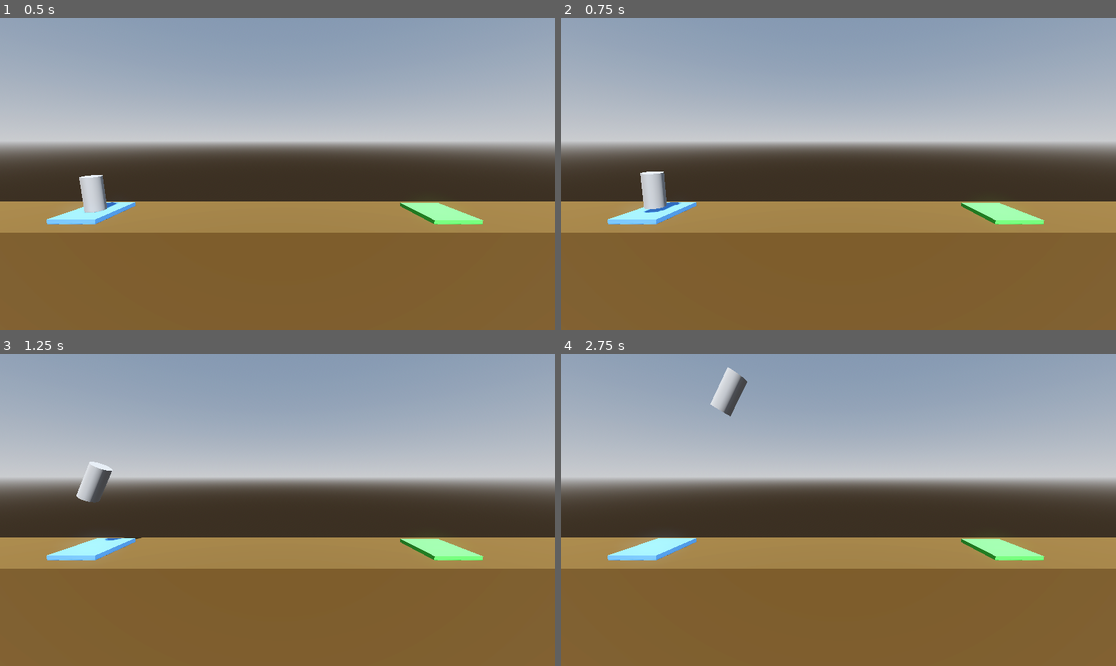
Above: before the commit, frames 1-4 (two rows, left to right).
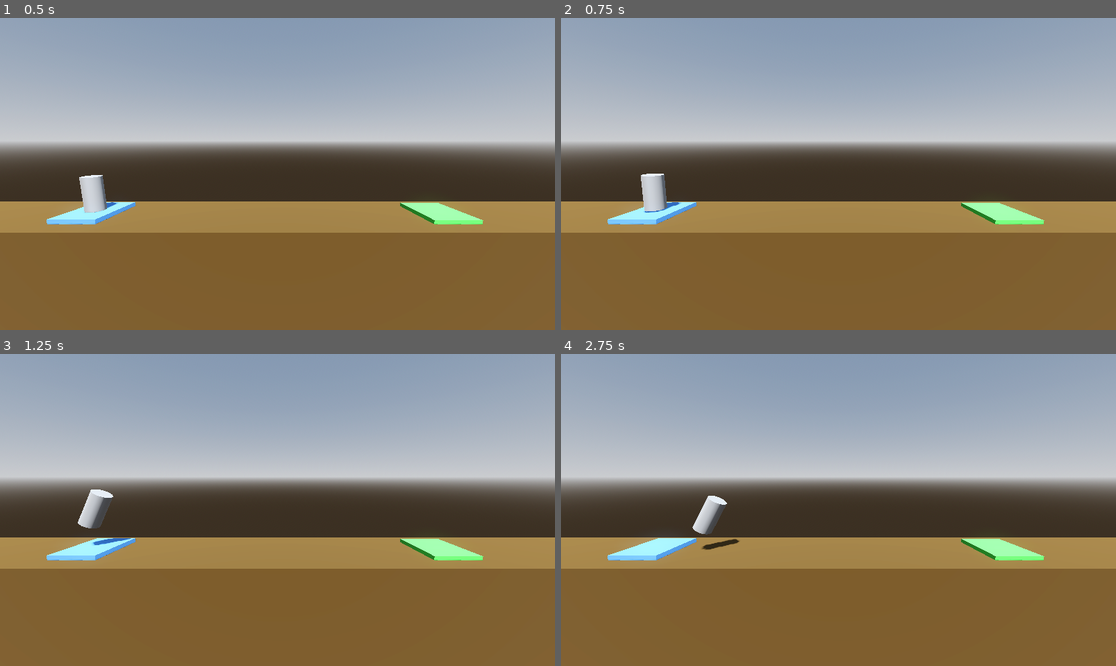
Above: after the commit, the same moments.

Repository: MalcolmD/Project-Boost_Godot
Game: Godot game, scene res://level_1.tscn
Two runs of this game, one before a commit and one after it. Both use one fixed random seed, a clock stepped at 60 frames per second and the inputs below.
Inputs:
- Up to frame 1 (0.5 s): no input
- Up to frame 2 (0.75 s): tap Enter at 0.5 s; hold Right (rotateRight) from 0.53 s (still down); hold Space (boost) from 0.53 s (still down)
- Up to frame 3 (1.25 s): keep holding Right (rotateRight); keep holding Space (boost)
- Up to frame 4 (2.75 s): release Right (rotateRight) at 1.28 s; release Space (boost) at 1.28 s; hold Left (rotateLeft) 1.28-2.03 s; tap Space (boost) at 1.35 s; hold Right (rotateRight) from 2.03 s (still down); hold Space (boost) from 2.03 s (still down)

Frame 1 is identical in both runs. In frame 2, less than 0.1% of the frame differs, in the area x 14-21%, y 49-63%; in frame 3, 0.9%; in frame 4, 1.1%, in the area x 23-34%, y 4-63%.

Commit message:
Adding "respawn" and "game complete" conditions using the scene tree. - Adding two new functions that are called when the player lands on the LandingPad and when they crash into the floor. - (Couple of weird issues when dealing with scene tree.)   - 1. I'm getting an error with calling `get_tree().reload_current_scene()` saying I shouldn't remove a CollisionObject during physics callback.   - 2. The `print` statement upon completing the level and calling `get_tree().quit()` is not showing in the output.

Diff:
--- a/level_1.tscn
+++ b/level_1.tscn
@@ -58,4 +58,3 @@
 transform = Transform3D(1, 0, 0, 0, 1, 0, 0, 0, 1, 10, 1.3596025, 0)
 axis_lock_angular_x = true
 axis_lock_angular_z = false
-thrust = 1500.0
--- a/player.gd
+++ b/player.gd
@@ -16,11 +16,17 @@
 	if Input.is_action_pressed("rotateRight"):
 		apply_torque(Vector3(0.0, 0.0, torque_thrust * delta))
 
-
-
-
 func _on_body_entered(body: Node) -> void:
 	if "Goal" in body.get_groups():
-		print("You Made It!")
+		complete_level()
 	if "Hazard" in body.get_groups():
-		print("You Crashed!")
+		crash_sequence()
+
+func crash_sequence() -> void:
+	print("KABOOM! You crashed!")
+	#call_deferred()
+	get_tree().reload_current_scene()
+
+func complete_level() -> void:
+	print("You Made It!")
+	get_tree().quit()
